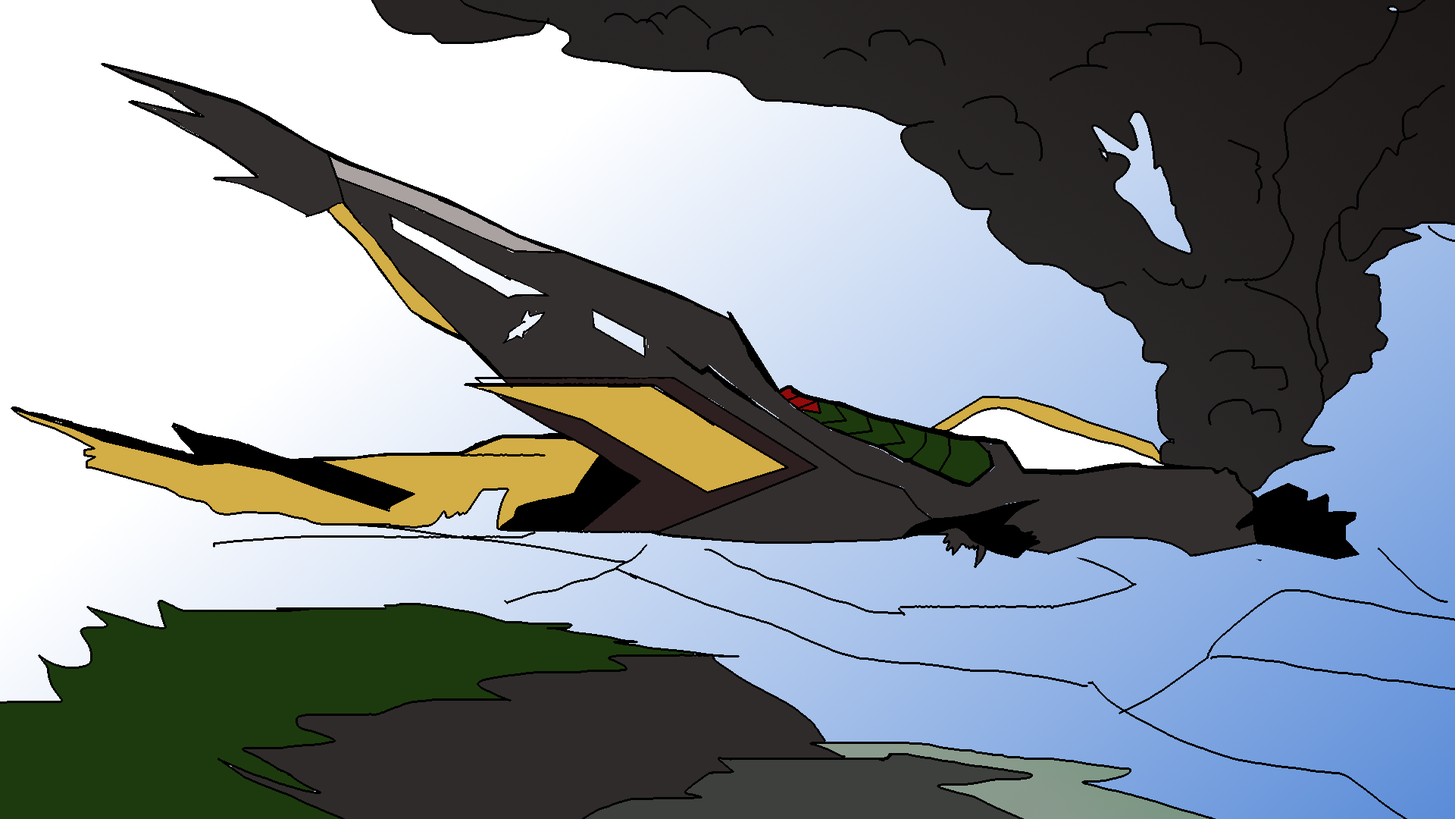
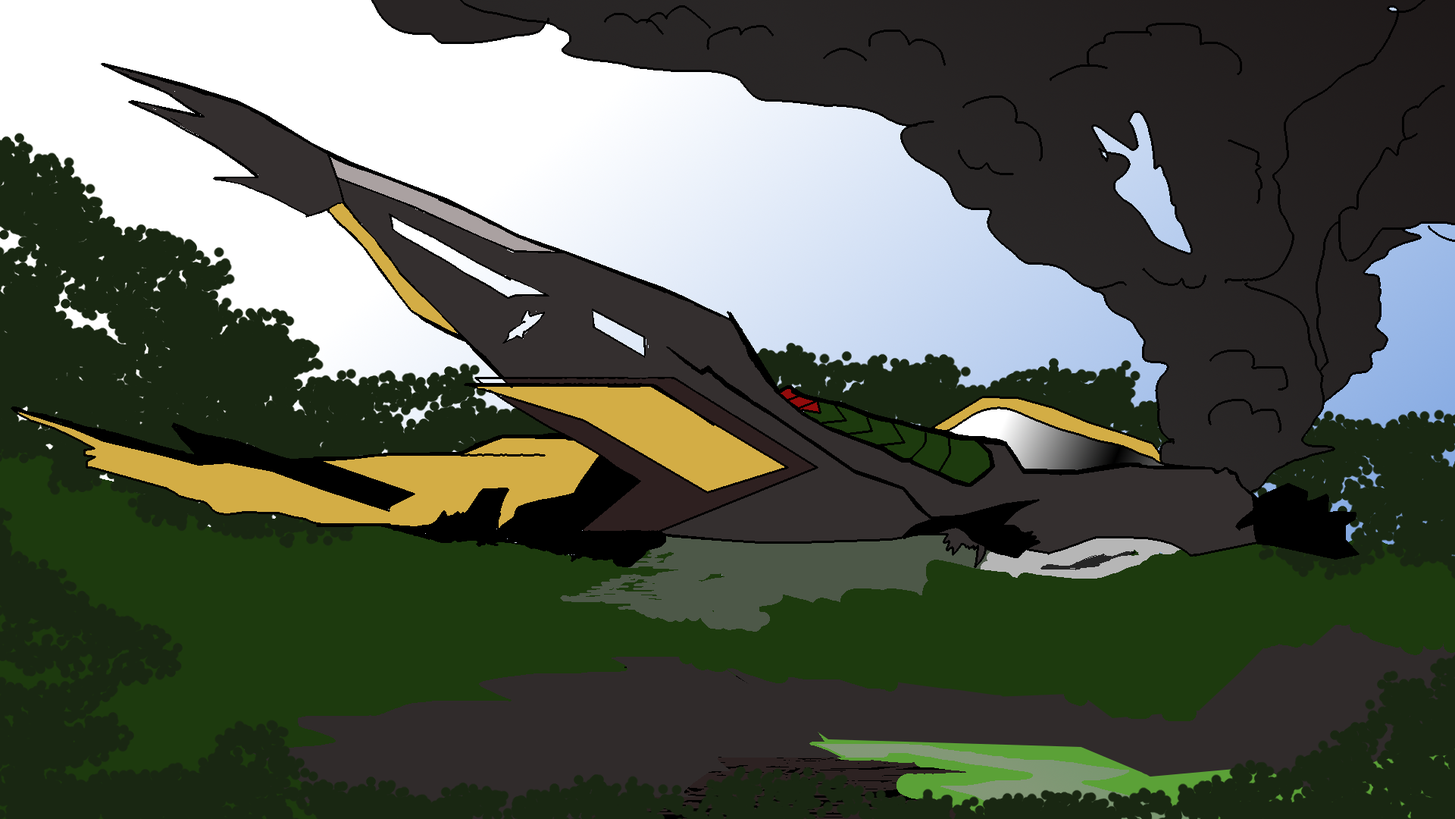
Layers edited between the first and the second 1455x819 image:
painted on "spaceShiptOutline" over left=316, top=364, right=1165, bottom=567
added layer "bushes" above "mudWater" over left=0, top=132, right=1455, bottom=819
painted on "mudWater" over left=675, top=549, right=1455, bottom=721
added layer "shadow" (79%) above "brownGround" over left=928, top=551, right=1137, bottom=618
painted on "brownGround" over left=560, top=528, right=1455, bottom=792
painted on "greenGrass" over left=0, top=419, right=1455, bottom=819
painted on "groundOutline" over left=550, top=754, right=1031, bottom=819
